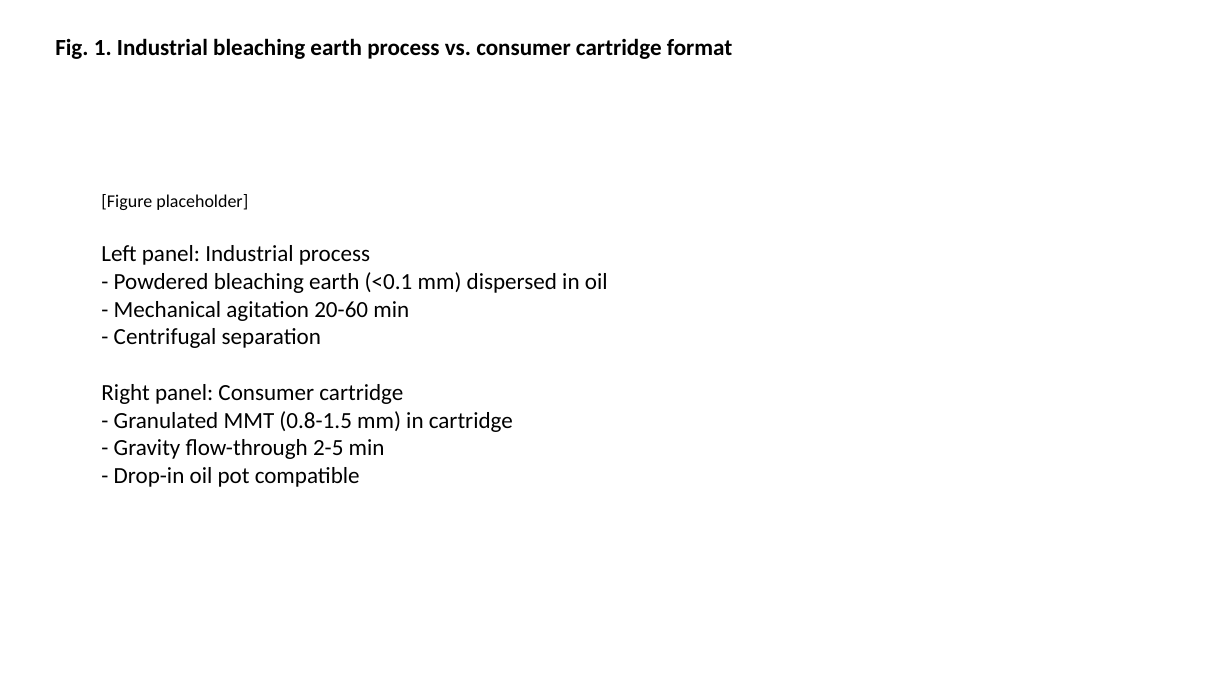
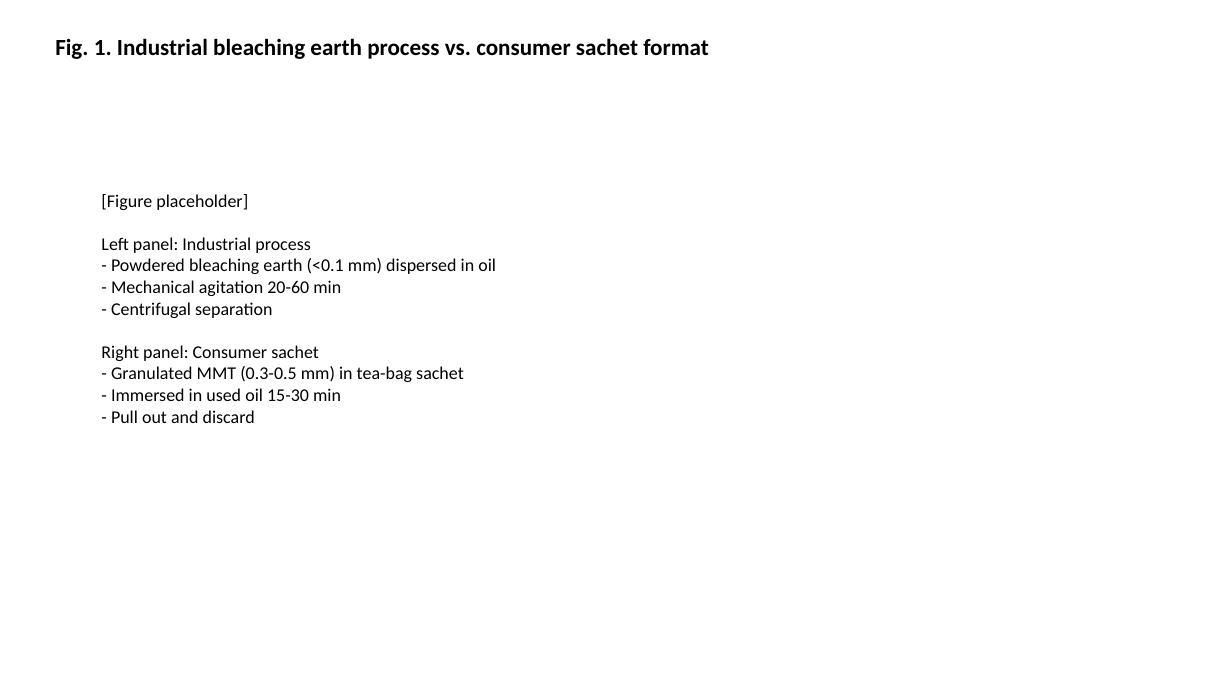
Before and after one commit to bougtoir/heat-accidents-mortality, a slide deck: slide 3 of montmorillonite_oil/figures_tables.pptx. Drawn at 1232x693 pixels with LibreOffice and Linux fonts; fonts in the diff are those of the drawing. Boxes give left, top, right and bottom in pixels: in the first picture for what was removed or moved away, otherwise in the second. Text is boxed around its words. In the diff, an @@ line names an element or a change of style, - is before the commit and + after.

```diff
--- a/montmorillonite_oil/figures_tables.pptx
+++ b/montmorillonite_oil/figures_tables.pptx
@@ text at (x1=55, y1=38, x2=709, y2=59): text changed @@
-Fig. 1. Industrial bleaching earth process vs. consumer cartridge format
+Fig. 1. Industrial bleaching earth process vs. consumer sachet format
@@ text at (x1=101, y1=237, x2=496, y2=318): size 18 to 14 pt in "Left panel: Industrial process", "- Powdered bleaching earth (<0.1 mm) dispersed ...", "- Mechanical agitation 20-60 min", "- Centrifugal separation" @@
@@ text at (x1=101, y1=345, x2=464, y2=423): text changed; size 18 to 14 pt @@
-Right panel: Consumer cartridge
-- Granulated MMT (0.8-1.5 mm) in cartridge
-- Gravity flow-through 2-5 min
-- Drop-in oil pot compatible
+Right panel: Consumer sachet
+- Granulated MMT (0.3-0.5 mm) in tea-bag sachet
+- Immersed in used oil 15-30 min
+- Pull out and discard
```
Also in this commit, not shown: 2 other slides changed, 5 other files.
